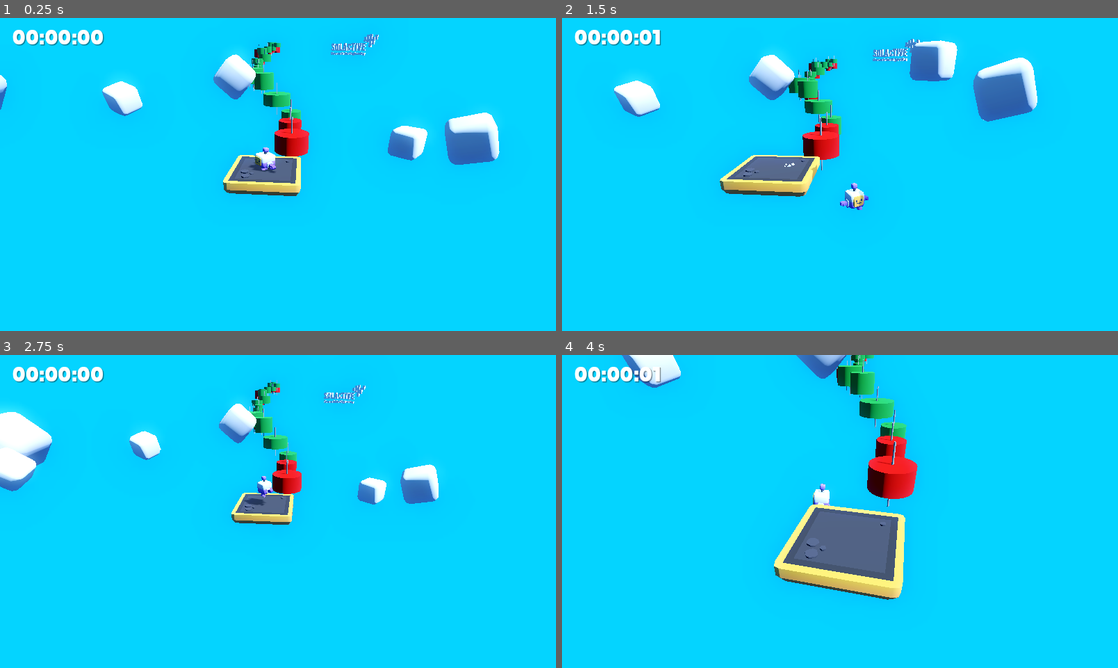
Above: before the commit, frames 1-4 (two rows, left to right).
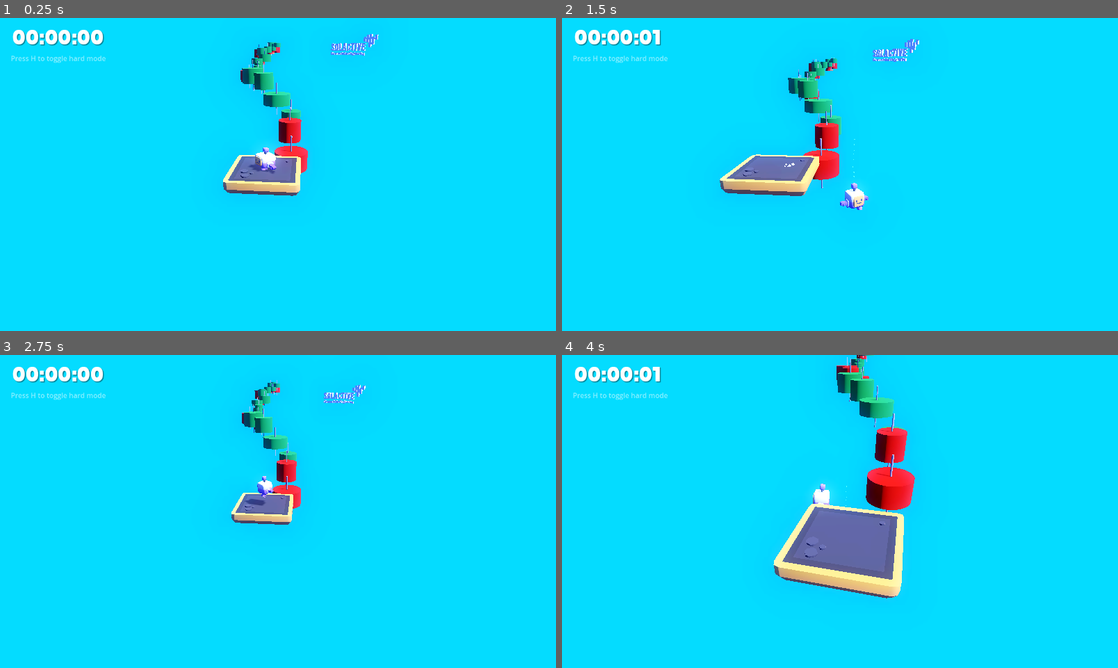
Above: after the commit, the same moments.

Repository: ottovw/indexhopper
Game: Godot game, scene res://scenes/main2.tscn
Same seed, same stepped clock (60 frames per second), same inputs: the game is played once before the commit and once after it.
Inputs:
- Up to frame 1 (0.25 s): no input
- Up to frame 2 (1.5 s): tap H (toggle_hard_mode, bound only after the commit) at 0.5 s; hold D (move_right) 0.53-1.28 s; hold H (toggle_hard_mode, bound only after the commit) 0.53-1.28 s; tap Space (jump) at 0.77 s; hold S (move_back) from 1.28 s (still down); tap Down (camera_down) at 1.35 s
- Up to frame 3 (2.75 s): tap Space (jump) at 1.52 s; tap H (toggle_hard_mode, bound only after the commit) at 1.55, 2 s; release S (move_back) at 2.03 s; hold D (move_right) from 2.03 s (still down); hold H (toggle_hard_mode, bound only after the commit) from 2.03 s (still down); tap Left (camera_left) at 2.1 s
- Up to frame 4 (4 s): release D (move_right) at 2.78 s; release H (toggle_hard_mode, bound only after the commit) at 2.78 s; hold W (move_forward) 2.78-3.53 s; tap Right (camera_right) at 2.85 s; tap Space (jump) at 3.02, 3.77 s; tap H (toggle_hard_mode, bound only after the commit) at 3.05, 3.5 s; hold A (move_left) from 3.53 s (still down); hold H (toggle_hard_mode, bound only after the commit) from 3.53 s (still down); tap Up (camera_up) at 3.6 s

The runs differ from the first frame. In frame 1, 6.6% of the frame differs, in the area x 0-90%, y 5-57%; in frame 2, 8.3%; in frame 3, 6.2%; in frame 4, 9.1%, in the area x 2-64%, y 0-79%.

Commit message:
added more changes

Diff:
--- /dev/null
+++ b/objects/Explosion.tscn
@@ -0,0 +1,56 @@
+[gd_scene load_steps=7 format=3 uid="uid://c3bl1pax8pecx"]
+
+[ext_resource type="Script" uid="uid://cl3cbfo5njeks" path="res://objects/explosion.gd" id="1_js2dy"]
+
+[sub_resource type="StandardMaterial3D" id="StandardMaterial3D_mg2n3"]
+blend_mode = 1
+albedo_color = Color(0.478684, 0.0719051, 0.082979, 1)
+metallic_specular = 0.0
+roughness = 0.0
+emission_enabled = true
+emission_energy_multiplier = 1.13
+
+[sub_resource type="QuadMesh" id="QuadMesh_tnxjt"]
+material = SubResource("StandardMaterial3D_mg2n3")
+size = Vector2(0.2, 0.2)
+
+[sub_resource type="Gradient" id="Gradient_s60r2"]
+offsets = PackedFloat32Array(0.466667, 0.713333)
+colors = PackedColorArray(0.945098, 0, 0, 1, 1, 1, 1, 1)
+
+[sub_resource type="StandardMaterial3D" id="StandardMaterial3D_5eno8"]
+transparency = 1
+blend_mode = 1
+albedo_color = Color(0.910416, 0.790113, 0.153539, 1)
+
+[sub_resource type="QuadMesh" id="QuadMesh_usqko"]
+material = SubResource("StandardMaterial3D_5eno8")
+size = Vector2(0.05, 0.05)
+
+[node name="Node3D" type="Node3D"]
+script = ExtResource("1_js2dy")
+
+[node name="CPUParticles3D" type="CPUParticles3D" parent="."]
+amount = 400
+explosiveness = 0.8
+mesh = SubResource("QuadMesh_tnxjt")
+spread = 180.0
+initial_velocity_min = 8.0
+initial_velocity_max = 8.0
+damping_min = 2.02
+damping_max = 4.04
+color = Color(0.682999, 0.0592286, 0, 1)
+color_ramp = SubResource("Gradient_s60r2")
+color_initial_ramp = SubResource("Gradient_s60r2")
+
+[node name="CPUParticles3D2" type="CPUParticles3D" parent="."]
+amount = 200
+explosiveness = 0.8
+mesh = SubResource("QuadMesh_usqko")
+spread = 180.0
+initial_velocity_min = 5.0
+initial_velocity_max = 5.0
+damping_min = 2.02
+damping_max = 4.04
+
+[connection signal="finished" from="CPUParticles3D" to="." method="_on_cpu_particles_3d_finished"]
--- /dev/null
+++ b/objects/Rocket.tscn
@@ -0,0 +1,25 @@
+[gd_scene load_steps=4 format=3 uid="uid://bqq36xjo416j2"]
+
+[ext_resource type="Script" uid="uid://ob0s426qy7jp" path="res://objects/rocket.gd" id="1_bmpja"]
+
+[sub_resource type="StandardMaterial3D" id="StandardMaterial3D_5wfx6"]
+transparency = 3
+alpha_hash_scale = 1.0
+alpha_antialiasing_mode = 0
+blend_mode = 1
+
+[sub_resource type="QuadMesh" id="QuadMesh_bmpja"]
+material = SubResource("StandardMaterial3D_5wfx6")
+size = Vector2(0.2, 0.2)
+
+[node name="Rocket" type="RigidBody3D"]
+script = ExtResource("1_bmpja")
+
+[node name="CPUParticles3D" type="CPUParticles3D" parent="."]
+transform = Transform3D(1, 0, 0, 0, 1, 0, 0, 0, 1, 0.00177956, 0.0249162, -0.0164828)
+lifetime = 0.37
+mesh = SubResource("QuadMesh_bmpja")
+direction = Vector3(0, -1, 0)
+spread = 10.0
+initial_velocity_min = 4.0
+initial_velocity_max = 5.0
--- a/objects/candle.gd
+++ b/objects/candle.gd
@@ -8,9 +8,19 @@
 @export var green: StandardMaterial3D
 @export var red: StandardMaterial3D
 
+var random_number = RandomNumberGenerator.new()
+
+@export var top = 1.0
+@export var bottom = 1.0
+@export var up = true
+@export var speed = 0
+var base_position: Vector3
+
 # Called when the node enters the scene tree for the first time.
 func _ready() -> void:
 	set_sizes()
+	start_moving()
+	base_position = Vector3(position)
 	pass # Replace with function
 
 func set_sizes() -> void:
@@ -32,3 +42,20 @@
 	$candle.mesh = mesh
 	$stick.mesh = stickMesh
 	$collisionShape.shape = shape
+
+func start_moving():
+	up = true if randf() < 0.5 else false
+	speed = randf_range(0.1, 1.5)
+
+func _process(delta):
+
+	if up:
+		if position.y < base_position.y + top:
+			position.y += delta*speed
+		else:
+			up = !up
+	else:
+		if position.y > base_position.y - bottom:
+			position.y -= delta*speed
+		else:
+			up = !up
--- /dev/null
+++ b/objects/explosion.gd
@@ -0,0 +1,10 @@
+extends Node3D
+
+func _ready() -> void:
+	$CPUParticles3D.one_shot = true
+	$CPUParticles3D2.one_shot = true
+
+
+
+func _on_cpu_particles_3d_finished() -> void:
+	queue_free()
--- /dev/null
+++ b/objects/rocket.gd
@@ -0,0 +1,15 @@
+extends RigidBody3D
+
+@export var initial_velocity = Vector3(0,20,0)
+
+func _ready() -> void:
+	linear_velocity = initial_velocity
+
+var explosion = preload("res://objects/Explosion.tscn")
+
+func _process(delta):
+	if linear_velocity.length() < 1:
+		var effect = explosion.instantiate()
+		effect.transform = transform
+		get_parent().add_child(effect)
+		queue_free()
--- a/project.godot
+++ b/project.godot
@@ -103,7 +103,14 @@
 , Object(InputEventJoypadMotion,"resource_local_to_scene":false,"resource_name":"","device":-1,"axis":4,"axis_value":1.0,"script":null)
 ]
 }
+toggle_hard_mode={
+"deadzone": 0.2,
+"events": [Object(InputEventKey,"resource_local_to_scene":false,"resource_name":"","device":-1,"window_id":0,"alt_pressed":false,"shift_pressed":false,"ctrl_pressed":false,"meta_pressed":false,"pressed":false,"keycode":0,"physical_keycode":72,"key_label":0,"unicode":104,"location":0,"echo":false,"script":null)
+]
+}
 
 [rendering]
 
+environment/defaults/default_clear_color=Color(0.0875979, 0.117072, 0.473917, 1)
 anti_aliasing/quality/screen_space_aa=1
+anti_aliasing/quality/use_taa=true
--- /dev/null
+++ b/scenes/candle_chart.gd
@@ -0,0 +1,18 @@
+extends Node3D
+
+@export var move = false
+
+func _input(event: InputEvent) -> void:
+	if event.is_action_pressed("toggle_hard_mode"):
+		move = !move
+		set_movement()
+
+func _ready() -> void:
+	set_movement()
+
+func set_movement() -> void:
+	for child in get_children():
+		if move:
+			child.start_moving()
+		else:
+			child.speed = 0
--- /dev/null
+++ b/scenes/fireworks.gd
@@ -0,0 +1,16 @@
+extends Node3D
+
+@export var player: Node3D
+@export var camera: Camera3D
+
+var rocket = preload("res://objects/Rocket.tscn")
+
+func _on_timer_timeout() -> void:
+	var newRocket = rocket.instantiate()
+
+	var newPos = player.global_position - camera.global_position
+
+	newRocket.global_position = newPos * 4
+	#newRocket.global_position.y += 2
+	newRocket.initial_velocity = Vector3(0, randf_range(12.0, 25.0), 0)
+	add_child(newRocket)
--- a/scenes/main-environment.tres
+++ b/scenes/main-environment.tres
@@ -14,7 +14,7 @@
 background_color = Color(0.00879576, 0.155384, 0.339918, 1)
 sky = SubResource("Sky_7bk1c")
 ambient_light_source = 2
-ambient_light_color = Color(0.248222, 0.455887, 0.718989, 1)
+ambient_light_color = Color(0.300352, 0.371159, 0.927011, 1)
 ambient_light_energy = 0.64
 tonemap_mode = 2
 ssao_enabled = true
@@ -25,4 +25,6 @@
 glow_levels/2 = 0.6
 glow_levels/3 = 0.6
 glow_levels/5 = 0.0
-glow_intensity = 2.0
+glow_intensity = 3.01
+glow_strength = 1.15
+glow_bloom = 0.06
--- a/scenes/main2.tscn
+++ b/scenes/main2.tscn
@@ -1,24 +1,34 @@
-[gd_scene load_steps=12 format=3 uid="uid://bjsihedrj52ql"]
+[gd_scene load_steps=15 format=3 uid="uid://bjsihedrj52ql"]
 
 [ext_resource type="Environment" uid="uid://bqnqgflivjvue" path="res://scenes/main-environment.tres" id="1_rnmu4"]
 [ext_resource type="PackedScene" uid="uid://dl2ed4gkybggf" path="res://objects/player.tscn" id="2_m7r7h"]
 [ext_resource type="Script" uid="uid://bjy2vg8gvw4ua" path="res://scripts/view.gd" id="3_03a1i"]
 [ext_resource type="PackedScene" uid="uid://rjh4ifidqrfp" path="res://objects/platform_medium.tscn" id="5_5sx6s"]
+[ext_resource type="Script" uid="uid://cno4p6dbqa7tl" path="res://scenes/candle_chart.gd" id="5_lhxgd"]
+[ext_resource type="Script" uid="uid://bvmga4tkak4hc" path="res://scenes/fireworks.gd" id="6_f31b2"]
 [ext_resource type="LabelSettings" uid="uid://bif3cs7tw880f" path="res://scenes/font.tres" id="10_2f6l4"]
-[ext_resource type="PackedScene" uid="uid://dy017k58p20sk" path="res://objects/cloud.tscn" id="10_ar3tw"]
 [ext_resource type="Script" uid="uid://t6x6p1pp2pni" path="res://scripts/timer.gd" id="10_fjmrd"]
 [ext_resource type="PackedScene" uid="uid://bl3ulj8d6gnun" path="res://objects/candle.tscn" id="11_hdp6c"]
 [ext_resource type="PackedScene" uid="uid://bab85um0y2qnw" path="res://models/logo.gltf" id="11_qoiod"]
 [ext_resource type="Script" uid="uid://co5mej1wsj8ox" path="res://scripts/hud.gd" id="12_ghe5t"]
 [ext_resource type="Texture2D" uid="uid://cd7oyc56ehkx1" path="res://sprites/coin.png" id="13_6kgbq"]
 
+[sub_resource type="BoxShape3D" id="BoxShape3D_f31b2"]
+margin = 0.0
+size = Vector3(2.40146, 1, 2.5955)
+
+[sub_resource type="LabelSettings" id="LabelSettings_lhxgd"]
+font_color = Color(1, 1, 1, 0.537255)
+
 [node name="Main" type="Node3D"]
 
 [node name="Environment" type="WorldEnvironment" parent="."]
 environment = ExtResource("1_rnmu4")
 
 [node name="Player" parent="." node_paths=PackedStringArray("view") instance=ExtResource("2_m7r7h")]
-transform = Transform3D(-0.77447, 0, -0.632611, 0, 1, 0, 0.632611, 0, -0.77447, -2.99534, 0.967715, 0)
+transform = Transform3D(-0.77447, 0, -0.632611, 0, 1, 0, 0.632611, 0, -0.77447, -2.95367, 0.967715, 0.0110672)
+collision_layer = 3
+collision_mask = 3
 view = NodePath("../View")
 
 [node name="View" type="Node3D" parent="." node_paths=PackedStringArray("target")]
@@ -34,37 +44,27 @@
 [node name="World" type="Node3D" parent="."]
 transform = Transform3D(1, 0, 0, 0, 1, 0, 0, 0, 1, 0.0937576, -0.0184841, 0.012248)
 
-[node name="platform-medium" parent="World" instance=ExtResource("5_5sx6s")]
+[node name="start" parent="World" instance=ExtResource("5_5sx6s")]
 transform = Transform3D(0.766045, 0, 0.642788, 0, 1, 0, -0.642788, 0, 0.766045, -3, 0, 0)
 
-[node name="cube8" parent="World" instance=ExtResource("10_ar3tw")]
-transform = Transform3D(1, 0, 0, 0, 1, 0, 0, 0, 1, 1.5495, 1.10741, -2.666)
-
-[node name="cube9" parent="World" instance=ExtResource("10_ar3tw")]
-transform = Transform3D(1.27593, -0.401864, 0.422933, 0.471408, 1.30937, -0.178025, -0.343721, 0.304009, 1.32582, 3.33538, 1.37146, -4.1932)
-
-[node name="cube10" parent="World" instance=ExtResource("10_ar3tw")]
-transform = Transform3D(1.32811, 0.370441, 0.259369, -0.293866, 1.3186, -0.37854, -0.34372, 0.30401, 1.32582, -12.3777, 1.87829, 2.20033)
-
-[node name="cube11" parent="World" instance=ExtResource("10_ar3tw")]
-transform = Transform3D(0.476646, 0.924607, 0.941422, -0.929853, 0.945559, -0.457882, -0.93624, -0.468385, 0.934042, -11.1815, 2.03819, 9.2812)
-
-[node name="cube12" parent="World" instance=ExtResource("10_ar3tw")]
-transform = Transform3D(-1.02876, -0.695523, 0.652886, -0.929853, 0.945557, -0.457881, -0.213027, -0.768461, -1.15432, -10.9158, 2.79508, 11.515)
-
-[node name="cube13" parent="World" instance=ExtResource("10_ar3tw")]
-transform = Transform3D(1.56209, -1.37982, 1.71508, 1.97375, 1.80907, -0.342241, -0.974547, 1.4522, 2.05595, -14.3045, 2.03819, -8.24191)
-
-[node name="cube14" parent="World" instance=ExtResource("10_ar3tw")]
-transform = Transform3D(1.56209, -1.37982, 1.71508, 1.97375, 1.80907, -0.342241, -0.974547, 1.4522, 2.05595, -15.866, 2.03819, 7.83702)
-
-[node name="Node3D" type="Node3D" parent="World"]
+[node name="goal" parent="World" instance=ExtResource("5_5sx6s")]
+transform = Transform3D(0.173648, 0, 0.984809, 0, 1, 0, -0.984809, 0, 0.173648, -104.742, 4.34566, -97.1943)
+
+[node name="Area3D" type="Area3D" parent="World/goal"]
+collision_layer = 2
+collision_mask = 2
+
+[node name="CollisionShape3D" type="CollisionShape3D" parent="World/goal/Area3D"]
+transform = Transform3D(1, 0, -5.96046e-08, 0, 1, 0, 5.96046e-08, 0, 1, 0.0785141, 0.756439, -0.0469642)
+shape = SubResource("BoxShape3D_f31b2")
+debug_color = Color(0.94274, 0.0593039, 0.575982, 0.42)
 
 [node name="CandleChart" type="Node3D" parent="World"]
 transform = Transform3D(-0.707107, 0, 0.707107, 0, 1, 0, -0.707107, 0, -0.707107, -3.98289, 0, -1.36575)
+script = ExtResource("5_lhxgd")
 
 [node name="Candle #0" parent="World/CandleChart" instance=ExtResource("11_hdp6c")]
-transform = Transform3D(1, 0, 0, 0, 1, 0, 0, 0, 1, 3.81555, -0.090252, 1.1005)
+transform = Transform3D(1, 0, 0, 0, 1, 0, 0, 0, 1, 3.81555, -1.28587, 1.1005)
 candle_height = 1.14641
 candle_radius = 1.05893
 
@@ -258,6 +258,14 @@
 candle_height = 1.46746
 candle_radius = 1.2868
 green_or_red = true
+
+[node name="fireworks" type="Node3D" parent="World" node_paths=PackedStringArray("player", "camera")]
+script = ExtResource("6_f31b2")
+player = NodePath("../../Player")
+camera = NodePath("../../View/Camera")
+
+[node name="Timer" type="Timer" parent="World/fireworks"]
+autostart = true
 
 [node name="Sun" type="DirectionalLight3D" parent="."]
 transform = Transform3D(-0.422618, -0.694272, 0.582563, 0, 0.642788, 0.766044, -0.906308, 0.323744, -0.271654, 0, 0, 0)
@@ -306,7 +314,17 @@
 script = ExtResource("10_fjmrd")
 timer = NodePath("../Timer")
 
+[node name="Label2" type="Label" parent="CanvasLayer"]
+offset_left = 25.0
+offset_top = 81.0
+offset_right = 244.0
+offset_bottom = 104.0
+text = "Press H to toggle hard mode"
+label_settings = SubResource("LabelSettings_lhxgd")
+
 [node name="AuxScene" parent="." instance=ExtResource("11_qoiod")]
 transform = Transform3D(0.00961339, 0, 0.00275369, 0, 0.01, 0, -0.00275369, 0, 0.00961339, -9.05485, 5.5708, -16.5148)
 
 [connection signal="coin_collected" from="Player" to="HUD" method="_on_coin_collected"]
+[connection signal="body_entered" from="World/goal/Area3D" to="CanvasLayer/Label" method="_on_area_3d_body_entered"]
+[connection signal="timeout" from="World/fireworks/Timer" to="World/fireworks" method="_on_timer_timeout"]
--- a/scripts/timer.gd
+++ b/scripts/timer.gd
@@ -24,3 +24,12 @@
 	var time_str = "%02d:%02d:%02d" % [hours, minutes, seconds]
 	# Update the label
 	text = time_str
+
+
+func _on_area_3d_body_entered(body: Node3D) -> void:
+	if body.name == "Player":
+		timer.stop()
+		var font = label_settings.duplicate()
+		font.font_color = Color.RED
+		font.font_size = 96
+		label_settings = font
Not shown, added: objects/explosion.gd.uid
Not shown, added: objects/rocket.gd.uid
Not shown, added: scenes/candle_chart.gd.uid
Not shown, added: scenes/fireworks.gd.uid
